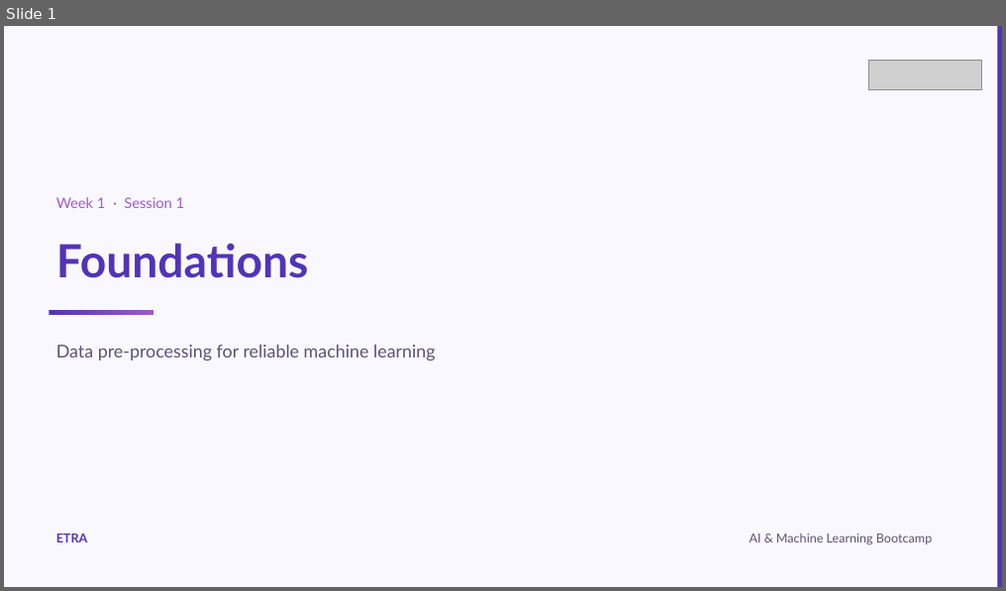
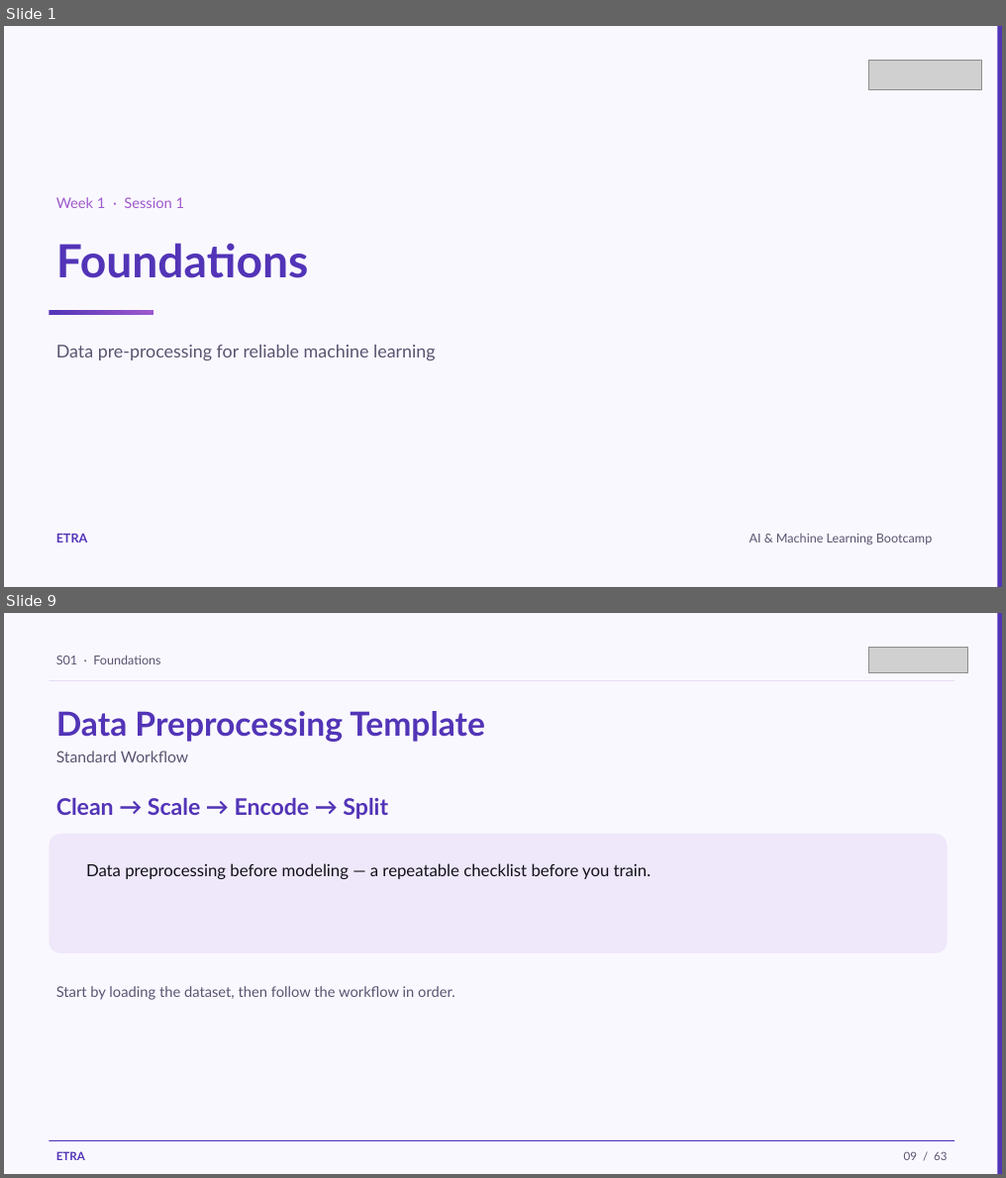
Before and after one commit to iksasa15/AI-ML, a slide deck: web-presentation/pdf-exports/Week1-Session1-Foundations.pptx. Shown one above the other, each under a label of ours: slide 1 before the commit, slides 1 and 9 after it; the slides between them are not shown. The pictures are 1006x591 and 1006x1178 pixels, drawn with LibreOffice and Linux fonts; fonts in the diff are those of the drawing; grey boxes stand for pictures. Boxes give left, top, right and bottom in pixels: in the first picture for what was removed or moved away, otherwise in the second. Text is boxed around its words. In the diff, an @@ line names an element or a change of style, - is before the commit and + after.

Commit message:
feat: add detailed data preprocessing and feature scaling content to PowerPoint generation script, enhancing educational resources

```diff
--- a/web-presentation/pdf-exports/Week1-Session1-Foundations.pptx
+++ b/web-presentation/pdf-exports/Week1-Session1-Foundations.pptx
@@ slide 9 added at (4,613,1002,1174), background #FAF8FF @@
@@ rectangle added at (997,613,1002,1174), fill #5234B7 @@
@@ text added at (56,655,160,664), 12 pt, text #5A5470 @@
+S01 · Foundations
@@ picture added at (868,647,967,672) @@
@@ rectangle added at (49,680,954,681), fill #E4DCF4 @@
@@ text added at (56,711,485,742), 32 pt, text #5234B7, bold @@
+Data Preprocessing Template
@@ text added at (56,751,188,762), 15 pt, text #5A5470 @@
+Standard Workflow
@@ text added at (56,798,388,819), 22 pt, text #5234B7, bold @@
+Clean → Scale → Encode → Split
@@ rounded rectangle added at (49,834,947,954), fill #EEE8FA @@
@@ text added at (86,863,651,879), 16 pt, text #121018 @@
+Data preprocessing before modeling — a repeatable checklist before you train.
@@ text added at (56,986,455,1000), 14 pt, text #5A5470 @@
+Start by loading the dataset, then follow the workflow in order.
@@ rectangle added at (49,1141,954,1142), fill #5234B7 @@
@@ text added at (56,1152,85,1160), 11 pt, text #5234B7, bold @@
+ETRA
@@ text added at (904,1152,946,1160), 11 pt, text #5A5470 @@
+09 / 63
```
Also in this commit, not shown: 8 slides changed, 53 other slides added, 4 slides removed, 2 other files.
